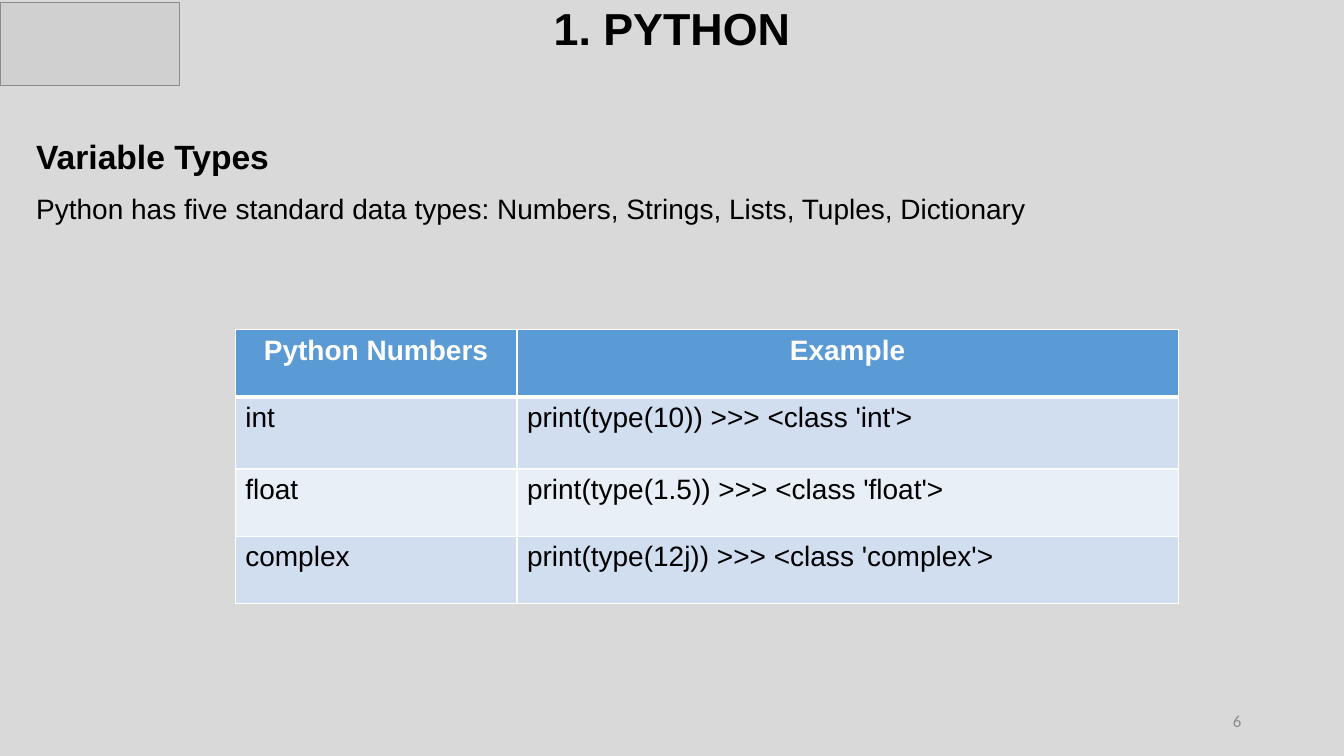
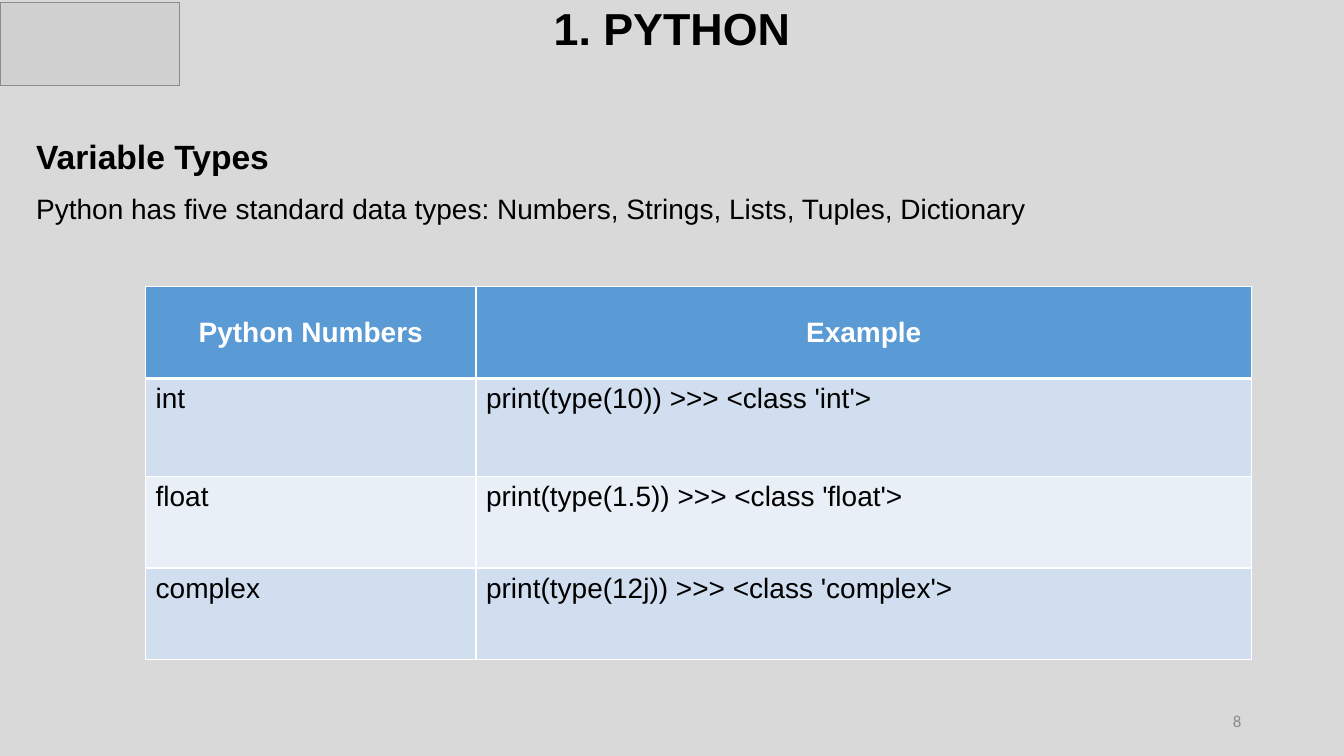
Before and after one commit to lethanhhai279/TMA, a slide deck: slide 8 of Presen_Section1.pptx (slide 6 before the commit). Drawn at 1344x756 pixels with LibreOffice and Linux fonts; fonts in the diff are those of the drawing; grey boxes stand for pictures. Boxes give left, top, right and bottom in pixels: in the first picture for what was removed or moved away, otherwise in the second. Text is boxed around its words. In the diff, an @@ line names an element or a change of style, - is before the commit and + after.

Commit message:
update

```diff
--- a/Presen_Section1.pptx
+++ b/Presen_Section1.pptx
@@ table: place and size @@
-table at <box>235,330,1178,603</box>
+table at <box>145,286,1251,659</box>
@@ page number at <box>1233,716,1241,727</box>: text changed @@
-6
+8
```
Also in this commit, not shown: 1 other slide changed, 5 slides added.
